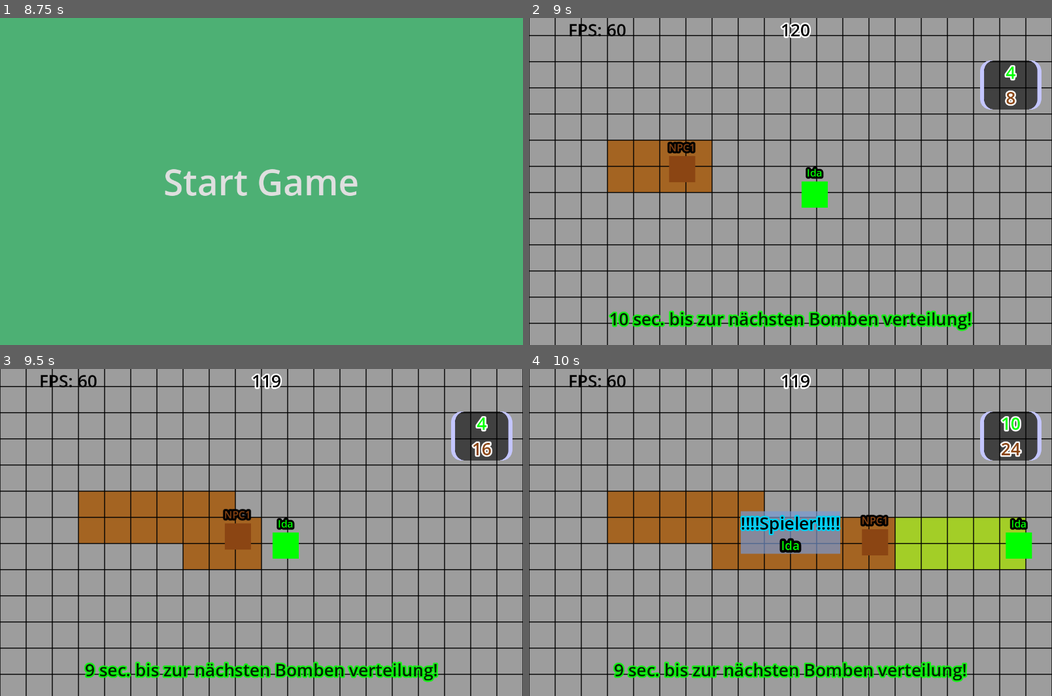
Above: before the commit, frames 1-4 (two rows, left to right).
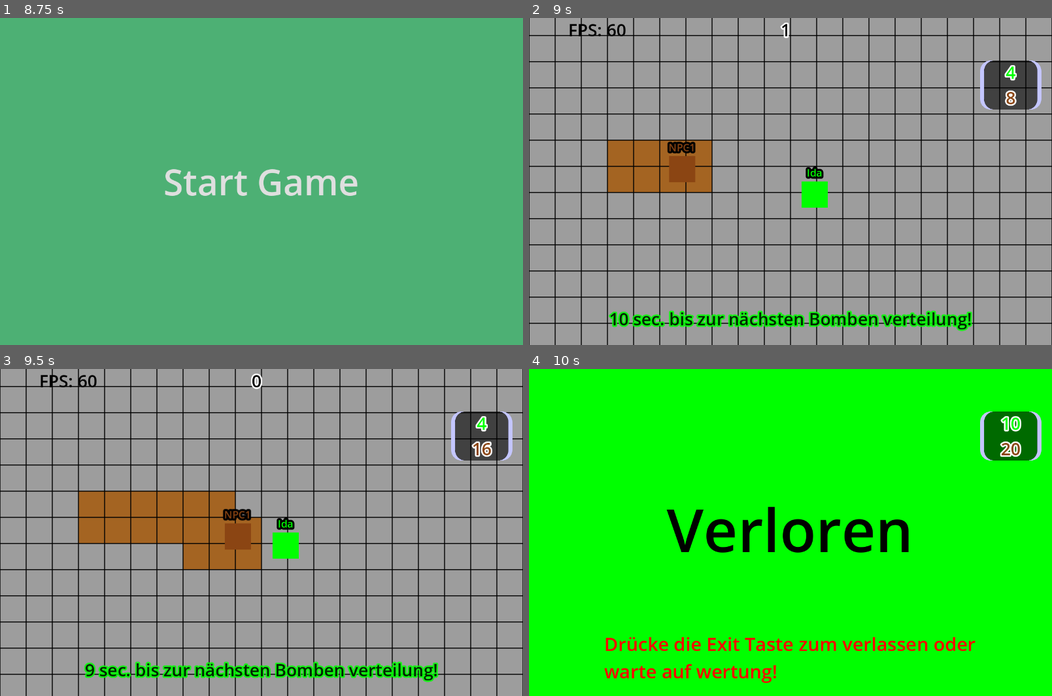
Above: after the commit, the same moments.

Repository: NIK-98/Paint_The_Ground
Game: Godot game, scene res://sceens/level.tscn
The game is run twice, just before and just after one commit, with the same random seed, the same clock (stepped at 60 frames per second) and the same inputs. This scene is started directly instead of the project's main scene.
Inputs (mouse positions are in pixels of both pictures, inside the frame that each line leads up to):
- Up to frame 1 (8.75 s): click (261, 31) at 0.52 s; type "Alex" at 0.6 s; click "Solo NPCs: 1" at 1.25 s; click "Solo NPCs: 2" at 2 s; click "Solo NPCs: 3" at 2.75 s; click "Solo NPCs: 1" at 3.5 s; click "Solo NPCs: 2" at 4.25 s; click "Solo NPCs: 3" at 5 s; click "Mänlich" at 5.75 s; click "Weiblich" at 6.5 s; click "Generate" at 7.25 s; click "Bestätiegen" at 8 s
- Up to frame 2 (9 s): click "Start Game" at 8.75 s
- Up to frame 3 (9.5 s): no input
- Up to frame 4 (10 s): move the mouse to (905, 516) at 9.52 s; hold D (right) from 9.53 s (still down); hold Tab (Info) from 9.53 s (still down); click (905, 516) at 9.67 s

Frame 1 is identical in both runs. In frame 2, 0.2% of the frame differs, in the area x 49-54%, y 1-7%; in frame 3, 0.2%; in frame 4, 98%, in the area x 0-100%, y 0-100%.
Error in both runs: Attempt to call function 'get_node' in base 'null instance' on a null instance. (res://scripts/level.gd:194)

Commit message:
version 9 und kleinerer absturtz bug behoben

Diff:
--- a/sceens/level.tscn
+++ b/sceens/level.tscn
@@ -363,7 +363,6 @@
 [node name="Scoreboard" parent="." instance=ExtResource("17_4co2s")]
 
 [node name="Timer" type="Timer" parent="." groups=["timer"]]
-wait_time = 120.0
 
 [node name="Timerende" type="Timer" parent="."]
 wait_time = 3.0
--- a/scripts/scoreboard.gd
+++ b/scripts/scoreboard.gd
@@ -43,9 +43,9 @@
 	if loaded:
 		for n in get_parent().get_node("Players").get_children():
 			if n.has_method("move_npc") and get_parent().get_node("loby").player_conect_count == 1 and get_parent().get_node("loby").count_players_wait == 1:
-				$CanvasLayer/CenterContainer/PanelContainer/MarginContainer/VBoxContainer/HBoxContainer/score.text = str(get_parent().get_node("Werten/PanelContainer/wertung_npc").get_node(str(n.name)).text)
+				$CanvasLayer/CenterContainer/PanelContainer/MarginContainer/VBoxContainer/HBoxContainer/score.text = str(get_parent().get_node("Werten/PanelContainer/Wertung").get_node(str(n.name)).text)
 				$CanvasLayer/CenterContainer/PanelContainer/MarginContainer/VBoxContainer/Spieler.text = str("Spieler: ",get_parent().get_node("Players").get_node(str(n.name)).get_node("Name").text)
-				sync_list.rpc([get_parent().get_node("Werten/PanelContainer/wertung_npc").get_node(str(n.name)).text.to_int(), get_parent().get_node("Players").get_node(str(n.name)).get_node("Name").text])
+				sync_list.rpc([get_parent().get_node("Werten/PanelContainer/Wertung").get_node(str(n.name)).text.to_int(), get_parent().get_node("Players").get_node(str(n.name)).get_node("Name").text])
 				$CanvasLayer/CenterContainer/PanelContainer/MarginContainer/VBoxContainer/HBoxContainer/score.set("theme_override_colors/font_color",get_parent().get_node("Players").get_node(str(n.name)).get_node("Color").color)
 				$CanvasLayer/CenterContainer/PanelContainer/MarginContainer/VBoxContainer/Spieler.set("theme_override_colors/font_color",get_parent().get_node("Players").get_node(str(n.name)).get_node("Color").color)
 		$CanvasLayer/CenterContainer/PanelContainer/MarginContainer/VBoxContainer/HBoxContainer/score.text = str(get_parent().get_node("Werten/PanelContainer/Wertung").get_node(str(multiplayer.get_unique_id())).text)
Not shown, changed: export_presets.cfg
